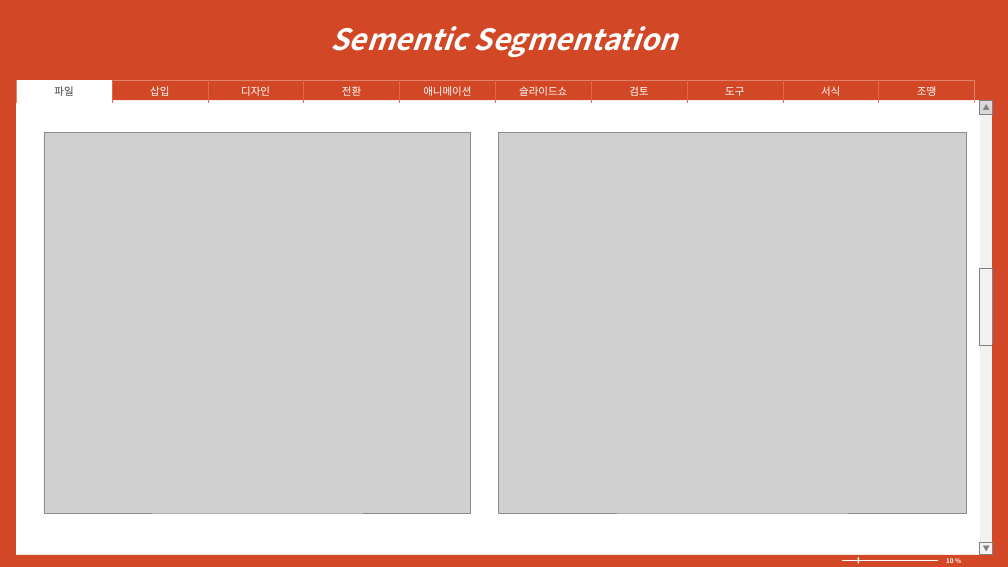
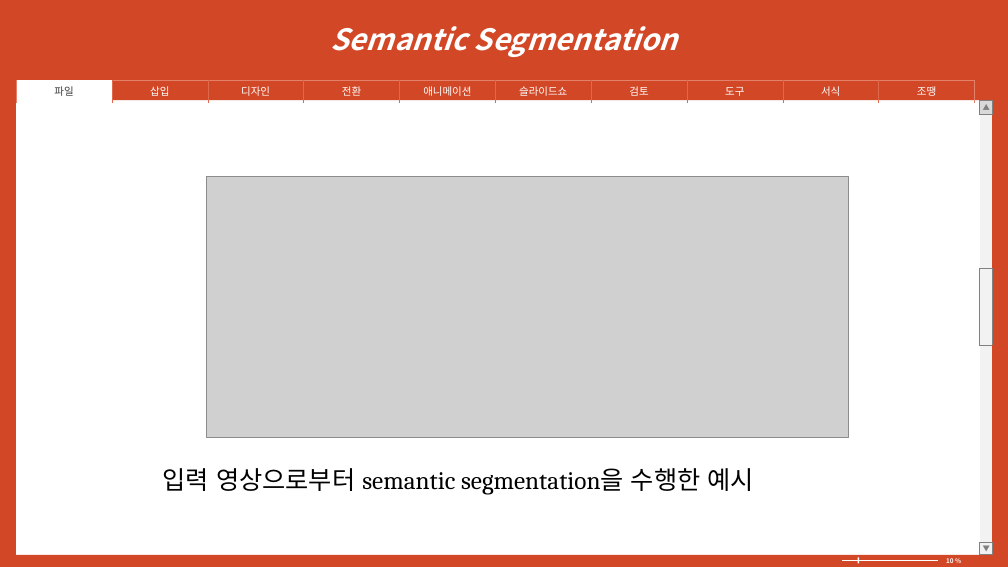
Before and after one commit to COE516/DeepLearningPJ01, a slide deck: slide 2 of 개발 환경.pptx. Drawn at 1008x567 pixels with LibreOffice and Linux fonts; fonts in the diff are those of the drawing; grey boxes stand for pictures. Boxes give left, top, right and bottom in pixels: in the first picture for what was removed or moved away, otherwise in the second. Text is boxed around its words. In the diff, an @@ line names an element or a change of style, - is before the commit and + after.

Commit message:
20200207

```diff
--- a/개발 환경.pptx
+++ b/개발 환경.pptx
@@ text in freeform shape at <box>331,26,678,57</box>: text changed @@
-Sementic Segmentation
+Semantic Segmentation
@@ picture removed at <box>44,132,470,513</box> @@
@@ picture removed at <box>498,132,966,513</box> @@
@@ picture added at <box>206,176,848,438</box> @@
@@ text added at <box>163,468,753,495</box>, 24 pt, text #000000 @@
+입력 영상으로부터 semantic segmentation을 수행한 예시
```
Also in this commit, not shown: 2 other slides changed.
